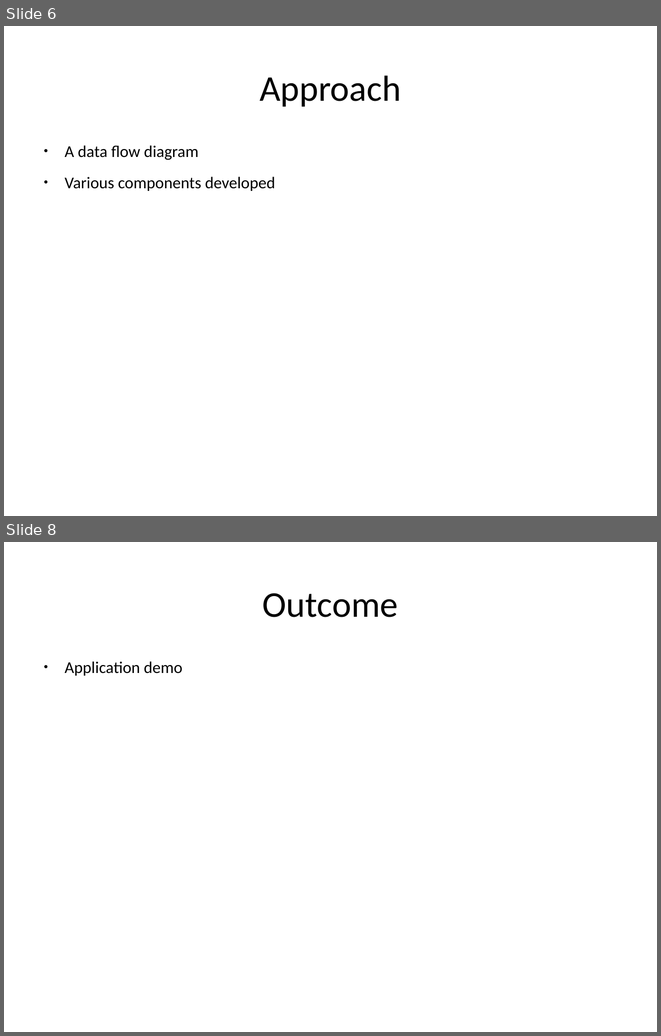
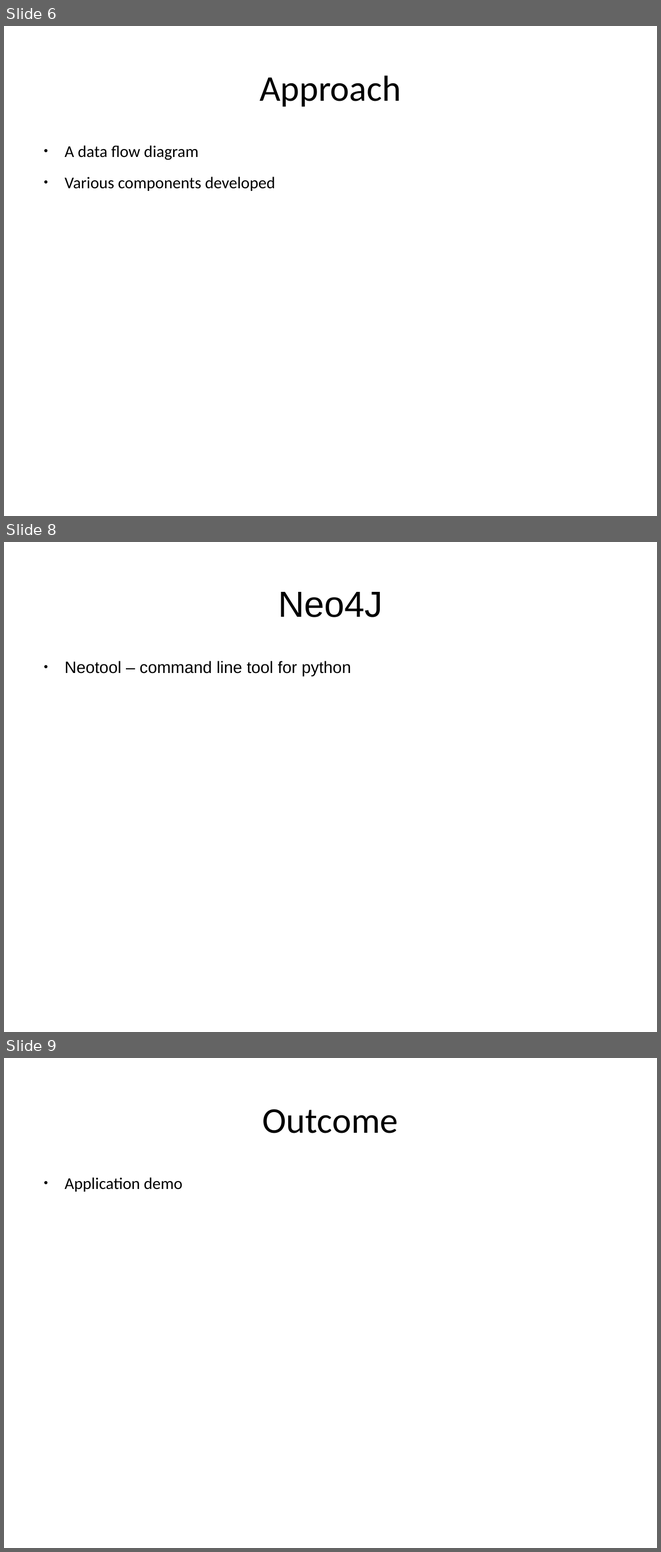
Before and after one commit to btbytes/treehopper, a slide deck: presentation/treehopper.odp. Shown one above the other, each under a label of ours: slides 6 and 8 before the commit, slides 6, 8 and 9 after it; the slides between them are not shown. The pictures are 661x1036 and 661x1552 pixels, drawn with LibreOffice and Linux fonts; fonts in the diff are those of the drawing. Boxes give left, top, right and bottom in pixels: in the first picture for what was removed or moved away, otherwise in the second. Text is boxed around its words. In the diff, an @@ line names an element or a change of style, - is before the commit and + after.

```diff
--- a/presentation/treehopper.odp
+++ b/presentation/treehopper.odp
@@ slide 8 added at (4, 542, 657, 1032), background #FFFFFF @@
@@ title added at (278, 592, 382, 617), 44 pt, text #000000 @@
+Neo4J
@@ text added at (64, 661, 351, 676), 20 pt, text #000000 @@
+● Neotool – command line tool for python
@@ what was slide 8 is now slide 9 @@
```
Also in this commit, not shown: 1 slide changed, 3 other files.
